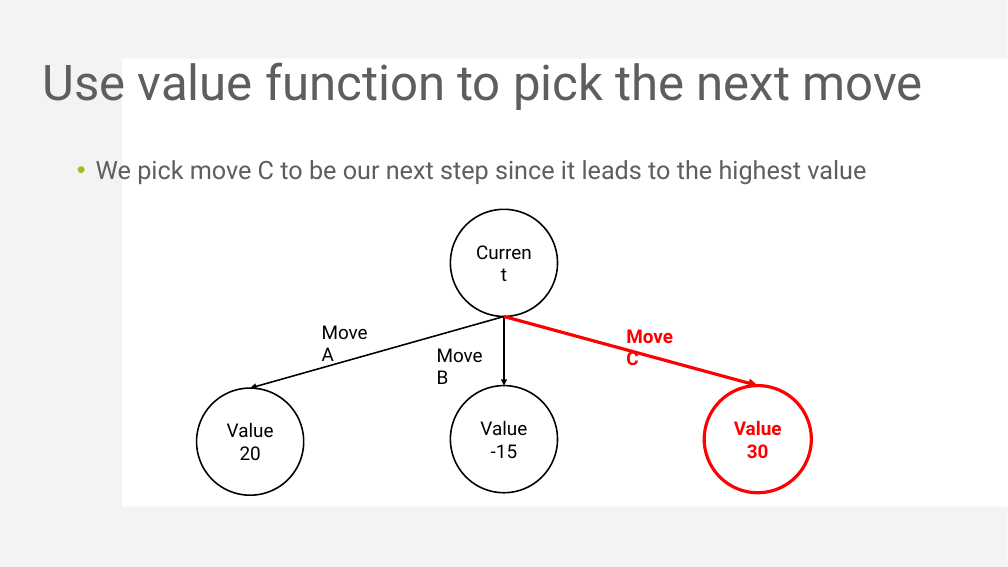
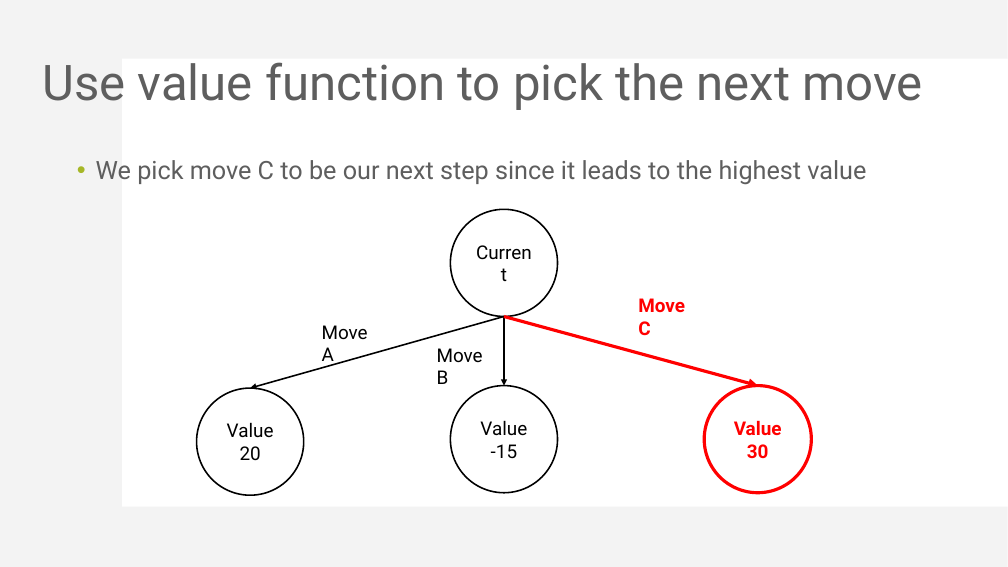
Before and after one commit to KohakuBlueleaf/MiniChess, a slide deck: slide 21 of document/Mini Project 3 introduction.pptx (slide 20 before the commit). Drawn at 1008x567 pixels with LibreOffice and Linux fonts; fonts in the diff are those of the drawing. Boxes give left, top, right and bottom in pixels: in the first picture for what was removed or moved away, otherwise in the second. Text is boxed around its words. In the diff, an @@ line names an element or a change of style, - is before the commit and + after.

```diff
--- a/document/Mini Project 3 introduction.pptx
+++ b/document/Mini Project 3 introduction.pptx
@@ text "Move C" moved from (x1=626, y1=329, x2=673, y2=366) to (x1=638, y1=298, x2=685, y2=336) @@
```
Also in this commit, not shown: 2 other slides changed, 19 slides added, 1 other file.
